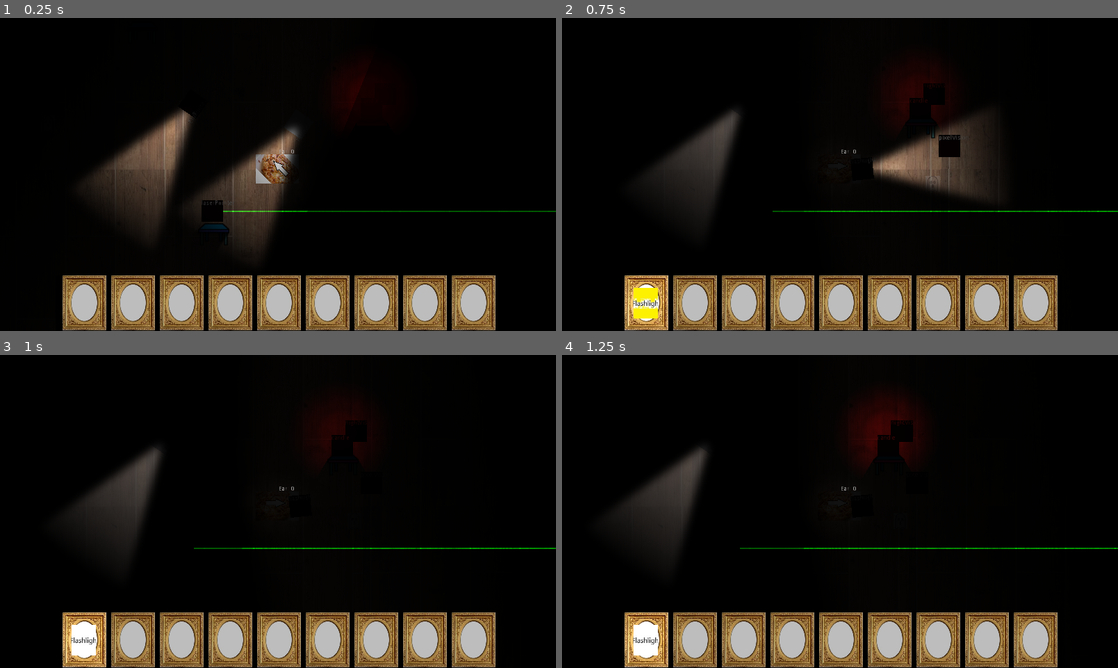
Above: before the commit, frames 1-4 (two rows, left to right).
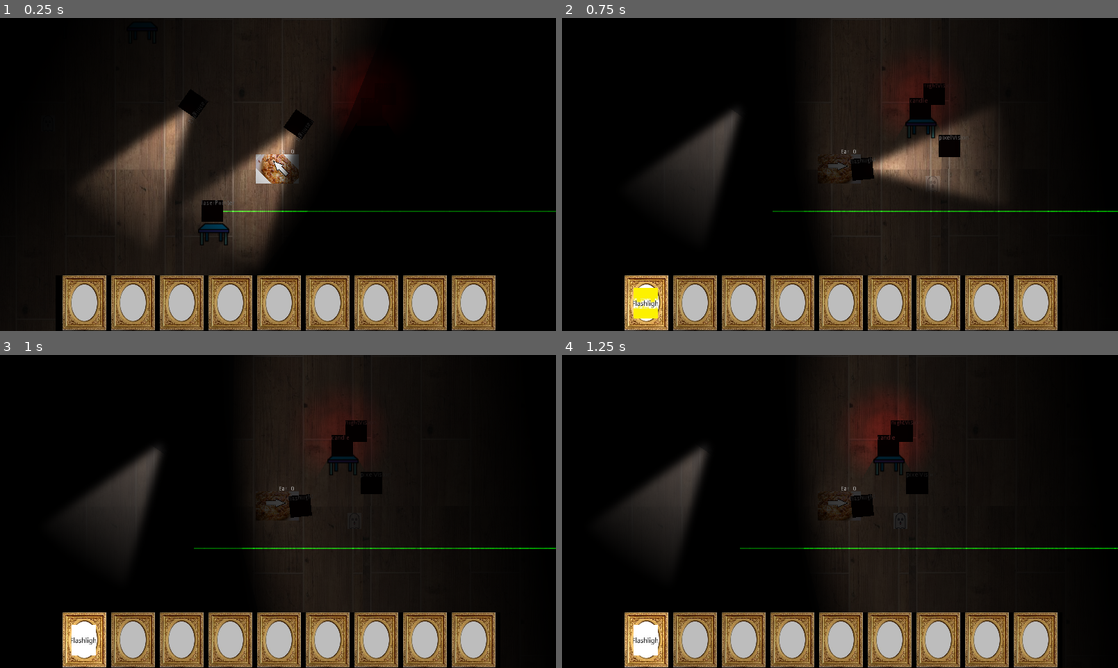
Above: after the commit, the same moments.

Repository: feyrkh/spook-encounters
Game: Godot game, scene res://scene/demo/visionModeDemo.tscn
Two runs of this game, one before a commit and one after it. Both use one fixed random seed, a clock stepped at 60 frames per second and the inputs below. Before the commit the project has no main scene; this scene is started directly in both runs.
Inputs (mouse positions are in pixels of both pictures, inside the frame that each line leads up to):
- Up to frame 1 (0.25 s): no input
- Up to frame 2 (0.75 s): tap Enter at 0.5 s; move the mouse to (962, 158) at 0.52 s; hold D (p1_move_right) from 0.53 s (still down); tap E (pickup_item) at 0.6 s
- Up to frame 3 (1 s): keep holding D (p1_move_right); click (400, 495) at 0.8 s
- Up to frame 4 (1.25 s): keep holding D (p1_move_right)

The runs differ from the first frame. In frame 1, 9.2% of the frame differs, in the area x 20-62%, y 0-83%; in frame 2, 11%, in the area x 45-71%, y 0-83%; in frame 3, 10%; in frame 4, 9.3%.

Commit message:
Splash screen, main menu, tutorial level, highlight items

Diff:
--- /dev/null
+++ b/levels/Tutorial.tscn
@@ -0,0 +1,145 @@
+[gd_scene load_steps=7 format=2]
+
+[ext_resource path="res://scene/player/player.tscn" type="PackedScene" id=1]
+[ext_resource path="res://img/level/grass.jpg" type="Texture" id=2]
+[ext_resource path="res://scene/props/furniture/table.tscn" type="PackedScene" id=3]
+[ext_resource path="res://scene/items/basicItem.gd" type="Script" id=4]
+[ext_resource path="res://scene/items/book/book.png" type="Texture" id=6]
+
+[sub_resource type="RectangleShape2D" id=1]
+extents = Vector2( 24, 17 )
+
+[node name="Tutorial" type="Node2D"]
+
+[node name="Level" type="Node2D" parent="."]
+
+[node name="Grass1" type="Sprite" parent="Level"]
+position = Vector2( -700, -380 )
+texture = ExtResource( 2 )
+centered = false
+
+[node name="Grass2" type="Sprite" parent="Level"]
+position = Vector2( 0, -380 )
+texture = ExtResource( 2 )
+centered = false
+
+[node name="Grass3" type="Sprite" parent="Level"]
+texture = ExtResource( 2 )
+centered = false
+
+[node name="Grass4" type="Sprite" parent="Level"]
+position = Vector2( -700, 0 )
+texture = ExtResource( 2 )
+centered = false
+
+[node name="Grass5" type="Sprite" parent="Level"]
+position = Vector2( 700, -380 )
+texture = ExtResource( 2 )
+centered = false
+
+[node name="Grass6" type="Sprite" parent="Level"]
+position = Vector2( 1400, -380 )
+texture = ExtResource( 2 )
+centered = false
+
+[node name="Grass7" type="Sprite" parent="Level"]
+position = Vector2( 1400, 0 )
+texture = ExtResource( 2 )
+centered = false
+
+[node name="Grass8" type="Sprite" parent="Level"]
+position = Vector2( 700, 0 )
+texture = ExtResource( 2 )
+centered = false
+
+[node name="Grass9" type="Sprite" parent="Level"]
+position = Vector2( -700, 380 )
+texture = ExtResource( 2 )
+centered = false
+
+[node name="Grass10" type="Sprite" parent="Level"]
+position = Vector2( 0, 380 )
+texture = ExtResource( 2 )
+centered = false
+
+[node name="Grass11" type="Sprite" parent="Level"]
+position = Vector2( 0, 760 )
+texture = ExtResource( 2 )
+centered = false
+
+[node name="Grass12" type="Sprite" parent="Level"]
+position = Vector2( -700, 760 )
+texture = ExtResource( 2 )
+centered = false
+
+[node name="Grass13" type="Sprite" parent="Level"]
+position = Vector2( 700, 380 )
+texture = ExtResource( 2 )
+centered = false
+
+[node name="Grass14" type="Sprite" parent="Level"]
+position = Vector2( 1400, 380 )
+texture = ExtResource( 2 )
+centered = false
+
+[node name="Grass15" type="Sprite" parent="Level"]
+position = Vector2( 1400, 760 )
+texture = ExtResource( 2 )
+centered = false
+
+[node name="Grass16" type="Sprite" parent="Level"]
+position = Vector2( 700, 760 )
+texture = ExtResource( 2 )
+centered = false
+
+[node name="Props" type="YSort" parent="."]
+
+[node name="Player" parent="Props" instance=ExtResource( 1 )]
+position = Vector2( 560, 400 )
+
+[node name="HeldItem" parent="Props/Player" index="3"]
+itemLayer = NodePath("../..")
+
+[node name="table" parent="Props" instance=ExtResource( 3 )]
+position = Vector2( 720, 180 )
+
+[node name="CanvasModulate" type="CanvasModulate" parent="."]
+color = Color( 0.890196, 0.827451, 0.827451, 1 )
+
+[node name="book" type="Sprite" parent="."]
+position = Vector2( 722, 160 )
+scale = Vector2( 0.0502941, 0.0502941 )
+texture = ExtResource( 6 )
+script = ExtResource( 4 )
+
+[node name="ItemPickupArea" type="Area2D" parent="book"]
+position = Vector2( 99.415, -318.129 )
+scale = Vector2( 19.8831, 19.8831 )
+monitoring = false
+collision_layer = 8
+collision_mask = 2
+
+[node name="CollisionShape2D" type="CollisionShape2D" parent="book/ItemPickupArea"]
+visible = false
+position = Vector2( -5, 15 )
+shape = SubResource( 1 )
+
+[node name="book2" type="Sprite" parent="."]
+position = Vector2( 606, 197 )
+scale = Vector2( 0.0502941, 0.0502941 )
+texture = ExtResource( 6 )
+script = ExtResource( 4 )
+
+[node name="ItemPickupArea" type="Area2D" parent="book2"]
+position = Vector2( 99.415, -318.129 )
+scale = Vector2( 19.8831, 19.8831 )
+monitoring = false
+collision_layer = 8
+collision_mask = 2
+
+[node name="CollisionShape2D" type="CollisionShape2D" parent="book2/ItemPickupArea"]
+visible = false
+position = Vector2( -5, 15 )
+shape = SubResource( 1 )
+
+[editable path="Props/Player"]
--- a/project.godot
+++ b/project.godot
@@ -116,7 +116,8 @@
 
 [application]
 
-config/name="Spook Encounters"
+config/name="Polterguise"
+run/main_scene="res://scene/splashscreen/SplashScreen.tscn"
 config/icon="res://icon.png"
 
 [autoload]
--- a/scene/ghost/GhostVisual.gd
+++ b/scene/ghost/GhostVisual.gd
@@ -46,12 +46,12 @@
 	hidingFromLightCondition = (hidesInBrightLight && isBrightlyIlluminated) || (hidesInLowLight && !isBrightlyIlluminated)
 	if hidingFromLightCondition: lightAlphaTarget = 0
 	else: lightAlphaTarget = 1
-	if isInVisionCone: visionConeAlphaTarget = 1
+	if !hidesOutsideVisionCone || isInVisionCone: visionConeAlphaTarget = 1
 	else: visionConeAlphaTarget = 0
 	#print('hiding from light/dark=', hidingFromLightCondition, ' for ', get_parent().get_name(), ' with bright lights: ', isBrightlyIlluminated, ' and hidesInLowLight=', hidesInLowLight, '; hidesInBrightLight=', hidesInBrightLight, '; inVisionCone=', isInVisionCone)
 	newMode = newMode.to_lower()
 	for child in get_children():
-		child.visible = newMode in child.name.to_lower()
+		child.visible = newMode in child.name.to_lower() || child.name == "all"
 
 func _on_BrightLightDetector_onEnterBrightLight():
 	#print('entered bright light: ', get_parent().get_name())
--- a/scene/ghost/ScriptedGhost.gd
+++ b/scene/ghost/ScriptedGhost.gd
@@ -1,5 +1,2 @@
 extends KinematicBody2D
 class_name ScriptedGhost
-
-var activeStep = 0
-onready var ghostScript = $GhostScript
--- a/scene/items/basicItem.gd
+++ b/scene/items/basicItem.gd
@@ -4,12 +4,16 @@
 var itemInRange = false
 var itemSelected = false
 var isHeld = false
+var canBePickedUp = true
 export(Texture) var itemSlotIconTexture
 
+const itemInRangeMaterial:Material = preload("res://shaders/itemInRangeMaterial.tres")
+const itemSelectedMaterial:Material = preload("res://shaders/itemSelectedMaterial.tres")
+
 func updateHighlight():
-	if itemSelected: $placeholderImage.setBackgroundColor(Color.lightgray)
-	elif itemInRange: $placeholderImage.setBackgroundColor(Color.darkgray)
-	else: $placeholderImage.setBackgroundColor(Color.black)
+	if itemSelected: self.material = itemSelectedMaterial
+	elif itemInRange: self.material = itemInRangeMaterial
+	else: self.material = null
 
 func addItemSelectedHighlight():
 	itemSelected = true
@@ -33,5 +37,12 @@
 func onDrop():
 	$ItemPickupArea.monitorable = true
 
+# Called when player presses the 'use' button while holding an item, or looking at an item on the ground
 func onUseItem():
 	pass
+
+func onUseItemWithEmptyHand():
+	pass
+
+func interactWithStationaryItem(playerInventory):
+	pass
--- a/scene/items/basicItem.tscn
+++ b/scene/items/basicItem.tscn
@@ -5,7 +5,7 @@
 [ext_resource path="res://img/itemImage/default.jpg" type="Texture" id=3]
 
 [sub_resource type="RectangleShape2D" id=1]
-extents = Vector2( 25.4773, 25.8857 )
+extents = Vector2( 24, 17 )
 
 [node name="BasicItem" type="Node2D"]
 position = Vector2( -1.18921, 28.541 )
--- a/scene/items/flashlight.gd
+++ b/scene/items/flashlight.gd
@@ -15,6 +15,10 @@
 
 	updateItemSlotIcon()
 
+
+func onUseItemWithEmptyHand():
+	onUseItem()
+
 func updateItemSlotIcon():
 	if get_node_or_null('BrightLightArea'): $BrightLightArea.monitorable = $Light2D.visible
 	if $Light2D.visible:
--- /dev/null
+++ b/scene/mainMenu/MainMenu.gd
@@ -0,0 +1,18 @@
+extends Node2D
+
+
+# Declare member variables here. Examples:
+# var a = 2
+# var b = "text"
+
+
+# Called when the node enters the scene tree for the first time.
+func _ready():
+	pass # Replace with function body.
+
+
+func _process(_delta):
+	if Input.is_action_just_released("use_item"):
+		get_tree().change_scene("res://levels/Tutorial.tscn")
+	if Input.is_action_just_pressed("ui_cancel"):
+		get_tree().quit()
--- /dev/null
+++ b/scene/mainMenu/MainMenu.tscn
@@ -0,0 +1,30 @@
+[gd_scene load_steps=2 format=2]
+
+[ext_resource path="res://scene/mainMenu/MainMenu.gd" type="Script" id=1]
+
+[node name="MainMenu" type="Node2D"]
+script = ExtResource( 1 )
+
+[node name="Label" type="Label" parent="."]
+margin_left = 151.0
+margin_top = 23.0
+margin_right = 581.0
+margin_bottom = 314.0
+rect_scale = Vector2( 2.51027, 2.36261 )
+text = "Movement:
+    WASD
+	    Arrow keys
+		    Joystick
+
+Pick up items, interact with stationary items: E
+Drop item: Q
+Use item: Click
+Select next/prev item: mouse wheel
+Select specific item: 1 - 9
+Select no item: 0
+Quit game: escape
+
+Click to start"
+__meta__ = {
+"_edit_use_anchors_": false
+}
--- /dev/null
+++ b/scene/npc/NPC.gd
@@ -0,0 +1,7 @@
+extends BasicItem
+
+func _ready():
+	canBePickedUp = false
+
+func interactWithStationaryItem(playerInventory):
+	pass
--- a/scene/player/inventory/PlayerInventory.gd
+++ b/scene/player/inventory/PlayerInventory.gd
@@ -1,6 +1,7 @@
 extends Node2D
 
 signal noRoomForNewItem
+signal pickupNotAllowed # (item)
 signal itemUnequipped # (item)
 signal itemEquipped # (item)
 
@@ -98,6 +99,11 @@
 			itemFrame.get_node('ItemIcon').texture = icon
 
 func onItemPickupRequested(highlightedItem):
+	if highlightedItem && !highlightedItem.canBePickedUp:
+		if highlightedItem.has_method('interactWithStationaryItem'):
+			highlightedItem.interactWithStationaryItem(self)
+		else:
+			emit_signal("pickupNotAllowed", highlightedItem)
 	if !isRoomForNewItem():
 		emit_signal("noRoomForNewItem")
 		return
--- a/scene/player/player.tscn
+++ b/scene/player/player.tscn
@@ -192,7 +192,7 @@
 scale = Vector2( 2.05269, 21.0249 )
 texture = ExtResource( 20 )
 offset = Vector2( 200, 0 )
-energy = 0.2
+energy = 0.5
 script = ExtResource( 19 )
 
 [node name="VisionCone" parent="visionHolder" instance=ExtResource( 22 )]
@@ -204,11 +204,13 @@
 polygon = PoolVector2Array( -104.915, -2.63846, 1.68994, -776.637, 1201.69, -776.637, 1201.69, 823.363, 1.68994, 823.363 )
 
 [node name="Blindspot" type="Polygon2D" parent="visionHolder"]
+z_index = 999
+z_as_relative = false
 color = Color( 0.301961, 0.294118, 0.294118, 0.803922 )
 polygon = PoolVector2Array( 1.91592, -790.618, -877.138, -785.68, -1180.39, -216.75, -846.638, 689.761, 1.88977, 809.969, -104.046, -15.4931 )
 [connection signal="facingChange" from="MoveController" to="HeldItem" method="_on_MoveController_facingChange"]
+[connection signal="updateFacingAngle" from="MoveController" to="HeldItem" method="_on_MoveController_updateFacingAngle"]
 [connection signal="updateFacingAngle" from="MoveController" to="visionHolder" method="_on_MoveController_updateFacingAngle"]
-[connection signal="updateFacingAngle" from="MoveController" to="HeldItem" method="_on_MoveController_updateFacingAngle"]
 [connection signal="area_entered" from="ItemDetector" to="ItemDetector" method="_on_ItemDetector_area_entered"]
 [connection signal="area_exited" from="ItemDetector" to="ItemDetector" method="_on_ItemDetector_area_exited"]
 [connection signal="itemPickupRequested" from="ItemDetector" to="HudLayer/PlayerInventory" method="onItemPickupRequested"]
--- a/scene/props/furniture/3dtable.tscn
+++ /dev/null
@@ -1,27 +0,0 @@
-[gd_scene load_steps=5 format=2]
-
-[ext_resource path="res://scene/props/furniture/table.png" type="Texture" id=1]
-
-[sub_resource type="CubeMesh" id=1]
-
-[sub_resource type="SpatialMaterial" id=2]
-
-[sub_resource type="SpatialMaterial" id=3]
-metallic = 0.45
-metallic_texture = ExtResource( 1 )
-
-[node name="Spatial" type="Spatial"]
-
-[node name="MeshInstance" type="MeshInstance" parent="."]
-transform = Transform( 1, 0, 0, 0, 1, 0, 0, 0, 1, -1.8296, 1.47701, -0.399956 )
-mesh = SubResource( 1 )
-material/0 = SubResource( 2 )
-
-[node name="CSGBox" type="CSGBox" parent="."]
-transform = Transform( 1, 0, 0, 0, 0.190004, 0.981783, 0, -0.981783, 0.190004, 3.17966, 1.03927, -0.912778 )
-material = SubResource( 3 )
-
-[node name="Camera" type="Camera" parent="."]
-transform = Transform( 1, 0, 0, 0, 1, 0, 0, 0, 1, 2.28034, 2.23978, 5.51124 )
-
-[node name="OmniLight" type="OmniLight" parent="."]
--- /dev/null
+++ b/scene/splashscreen/FadeInOut.gd
@@ -0,0 +1,23 @@
+extends Node
+
+export var fadeInSeconds = 0.25
+export var lingerSeconds = 1
+export var fadeOutSeconds = 0.5
+
+func _ready():
+	$Overlay.color = Color.black
+
+func _on_StartFadeTimer_timeout():
+	print_debug("starting fade in")
+	$Tween.interpolate_property($Overlay, "modulate", Color.black, Color(0,0,0,0), fadeInSeconds, Tween.TRANS_LINEAR, Tween.EASE_IN)
+	$Tween.start()
+	yield($Tween, "tween_completed")
+	print_debug("starting linger")
+	yield(get_tree().create_timer(lingerSeconds), "timeout")
+	$Tween.interpolate_property($Overlay, "modulate",
+		Color(0,0,0,0), Color.black, fadeInSeconds)
+	$Tween.start()
+	print_debug("starting fade out")
+	yield($Tween, "tween_completed")
+	yield(get_tree().create_timer(0.25), "timeout")
+	get_tree().change_scene("res://scene/mainMenu/MainMenu.tscn")
--- /dev/null
+++ b/scene/splashscreen/SplashScreen.tscn
@@ -0,0 +1,77 @@
+[gd_scene load_steps=4 format=2]
+
+[ext_resource path="res://scene/splashscreen/FadeInOut.gd" type="Script" id=1]
+[ext_resource path="res://scene/splashscreen/ribbonblack.jpg" type="Texture" id=2]
+[ext_resource path="res://scene/splashscreen/liquidenthusiasm.png" type="Texture" id=3]
+
+[node name="SplashScreen" type="Node2D"]
+script = ExtResource( 1 )
+fadeOutSeconds = 0.25
+
+[node name="Tween" type="Tween" parent="."]
+
+[node name="Background" type="ColorRect" parent="."]
+margin_left = 20.0
+margin_top = 20.0
+margin_right = 20.0
+margin_bottom = 20.0
+grow_horizontal = 2
+grow_vertical = 2
+color = Color( 0, 0, 0, 1 )
+__meta__ = {
+"_edit_use_anchors_": false
+}
+
+[node name="liquidenthusiasm" type="Sprite" parent="."]
+position = Vector2( 776.339, 472.488 )
+scale = Vector2( 0.44334, 0.44334 )
+texture = ExtResource( 3 )
+
+[node name="ribbonblack" type="Sprite" parent="."]
+position = Vector2( 152.723, 135.259 )
+scale = Vector2( 0.292959, 0.292959 )
+texture = ExtResource( 2 )
+
+[node name="RichTextLabel" type="RichTextLabel" parent="."]
+margin_left = 20.0
+margin_top = 20.0
+margin_right = 20.0
+margin_bottom = 20.0
+text = "Ribbon Black"
+__meta__ = {
+"_edit_use_anchors_": false
+}
+
+[node name="RichTextLabel2" type="RichTextLabel" parent="."]
+margin_left = 20.0
+margin_top = 20.0
+margin_right = 20.0
+margin_bottom = 20.0
+text = "Liquid Enthusiasm"
+__meta__ = {
+"_edit_use_anchors_": false
+}
+
+[node name="RichTextLabel3" type="RichTextLabel" parent="."]
+margin_left = 20.0
+margin_top = 20.0
+margin_right = 20.0
+margin_bottom = 20.0
+text = "and"
+__meta__ = {
+"_edit_use_anchors_": false
+}
+
+[node name="Overlay" type="ColorRect" parent="."]
+margin_right = 1600.0
+margin_bottom = 1600.0
+color = Color( 0, 0, 0, 1 )
+__meta__ = {
+"_edit_use_anchors_": false
+}
+
+[node name="StartFadeTimer" type="Timer" parent="."]
+wait_time = 0.01
+one_shot = true
+autostart = true
+[connection signal="timeout" from="StartFadeTimer" to="." method="_on_StartFadeTimer_timeout"]
--- /dev/null
+++ b/shaders/itemInRangeMaterial.tres
@@ -0,0 +1,8 @@
+[gd_resource type="ShaderMaterial" load_steps=2 format=2]
+
+[ext_resource path="res://shaders/outline.shader" type="Shader" id=1]
+
+[resource]
+shader = ExtResource( 1 )
+shader_param/outLineSize = 0.015
+shader_param/outLineColor = Plane( 0.5, 0.5, 0.5, 0.8 )
--- /dev/null
+++ b/shaders/itemSelectedMaterial.tres
@@ -0,0 +1,8 @@
+[gd_resource type="ShaderMaterial" load_steps=2 format=2]
+
+[ext_resource path="res://shaders/outline.shader" type="Shader" id=1]
+
+[resource]
+shader = ExtResource( 1 )
+shader_param/outLineSize = 0.015
+shader_param/outLineColor = Plane( 1, 1, 0.008, 0.8 )
--- /dev/null
+++ b/shaders/outline.shader
@@ -0,0 +1,25 @@
+shader_type canvas_item;
+render_mode blend_mix;
+
+uniform float outLineSize  = 0.02;
+uniform vec4  outLineColor = vec4(1.0, 1.0, 1.0, 1.0);
+
+void fragment()
+{
+    vec4 tcol = texture(TEXTURE, UV);
+
+    if (tcol.a == 0.0)
+    {
+        if (texture(TEXTURE, UV + vec2(0.0,          outLineSize)).a  != 0.0 ||
+            texture(TEXTURE, UV + vec2(0.0,         -outLineSize)).a  != 0.0 ||
+            texture(TEXTURE, UV + vec2(outLineSize,  0.0)).a          != 0.0 ||
+            texture(TEXTURE, UV + vec2(-outLineSize, 0.0)).a          != 0.0 ||
+            texture(TEXTURE, UV + vec2(-outLineSize, outLineSize)).a  != 0.0 ||
+            texture(TEXTURE, UV + vec2(-outLineSize, -outLineSize)).a != 0.0 ||
+            texture(TEXTURE, UV + vec2(outLineSize,  outLineSize)).a  != 0.0 ||
+            texture(TEXTURE, UV + vec2(outLineSize,  -outLineSize)).a != 0.0)
+            tcol = outLineColor;
+    }
+
+    COLOR = tcol;
+}
Binary file added: img/level/grass.jpg
Not shown, added: img/level/grass.jpg.import
Binary file added: scene/items/book/bible-book-icon-isolated-on-transparent-background-vector-23738209.jpg
Not shown, added: scene/items/book/bible-book-icon-isolated-on-transparent-background-vector-23738209.jpg.import
Binary file added: scene/items/book/book.png
Not shown, added: scene/items/book/book.png.import
Binary file added: scene/npc/human.jpg
Not shown, added: scene/npc/human.jpg.import
Binary file added: scene/splashscreen/liquidenthusiasm.png
Not shown, added: scene/splashscreen/liquidenthusiasm.png.import
Binary file added: scene/splashscreen/ribbonblack.jpg
Not shown, added: scene/splashscreen/ribbonblack.jpg.import
